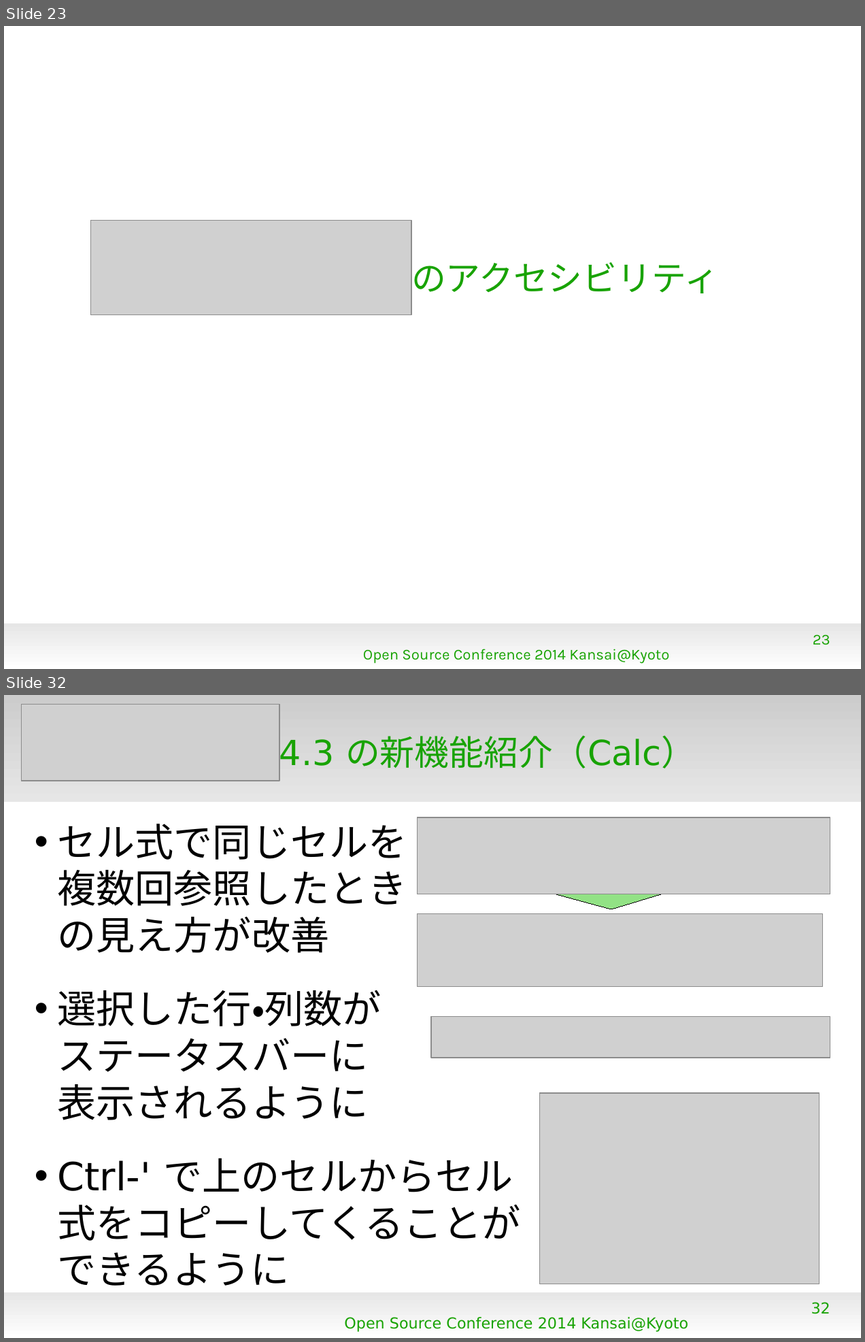
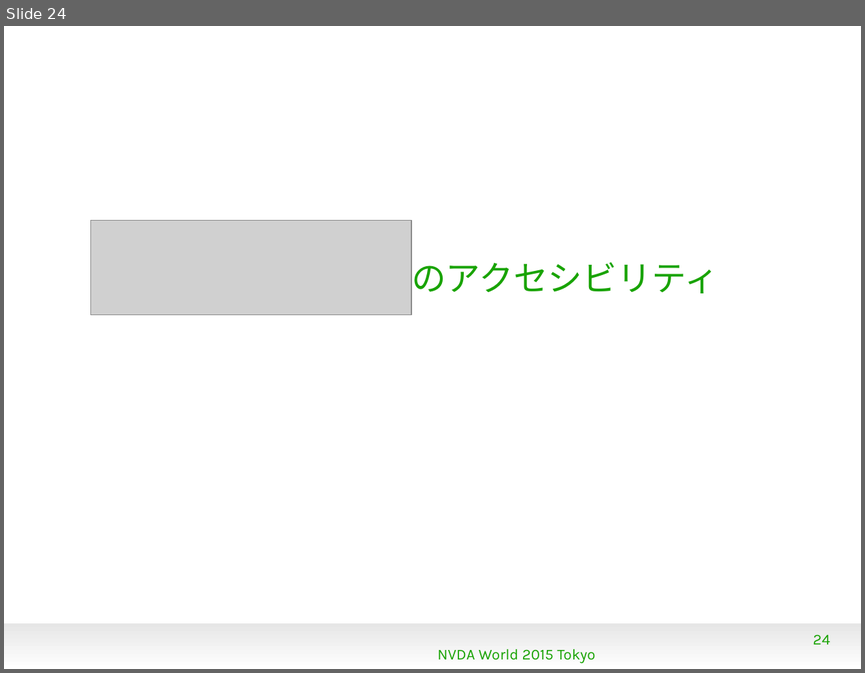
Before and after one commit to naruoga/KantoLibreOffice, a slide deck: others/NVDAworld2015.odp. Shown one above the other, each under a label of ours: slides 23 and 32 before the commit, slide 24 after it; the slides between them are not shown. The pictures are 865x1342 and 865x673 pixels, drawn with LibreOffice and Linux fonts; fonts in the diff are those of the drawing; grey boxes stand for pictures; background and template pictures are left out. Boxes give left, top, right and bottom in pixels: in the first picture for what was removed or moved away, otherwise in the second. Text is boxed around its words. In the diff, an @@ line names an element or a change of style, - is before the commit and + after.

```diff
--- a/others/NVDAworld2015.odp
+++ b/others/NVDAworld2015.odp
@@ slide 32 removed at (4, 695, 861, 1338), background #FFFFFF; not listed: 1 template element that a slide beside it also shows @@
@@ rectangle removed at (4, 695, 861, 802) @@
@@ picture removed at (22, 705, 280, 781) @@
@@ title removed at (279, 735, 696, 773) @@
-4.3 の新機能紹介（Calc）
@@ text removed at (57, 824, 520, 1285) @@
-• セル式で同じセルを
-  複数回参照したとき
-  の見え方が改善
-• 選択した行・列数が
-  ステータスバーに
-  表示されるように
-• Ctrl-' で上のセルからセル
-  式をコピーしてくることが
-  できるように
@@ picture removed at (417, 817, 830, 894) @@
@@ triangle removed at (555, 894, 662, 910) @@
@@ picture removed at (417, 913, 823, 986) @@
@@ picture removed at (431, 1016, 830, 1057) @@
@@ picture removed at (540, 1093, 819, 1284) @@
@@ page number removed at (811, 1302, 830, 1314) @@
-32
@@ text removed at (344, 1317, 688, 1331) @@
-Open Source Conference 2014 Kansai@Kyoto
@@ what was slide 23 is now slide 24 @@
@@ slide 24 changed as well @@
@@ page number at (813, 635, 830, 644): text changed @@
-23
+24
@@ text at (437, 649, 595, 663): text changed @@
-Open Source Conference 2014 Kansai@Kyoto
+NVDA World 2015 Tokyo
```
Also in this commit, not shown: 20 other slides changed, 3 slides added, 18 other slides removed.
